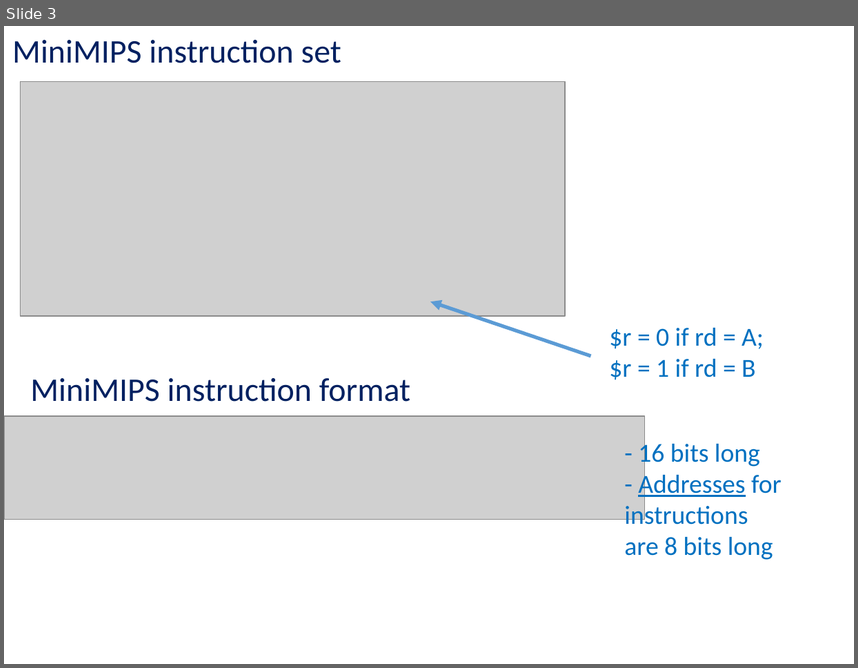
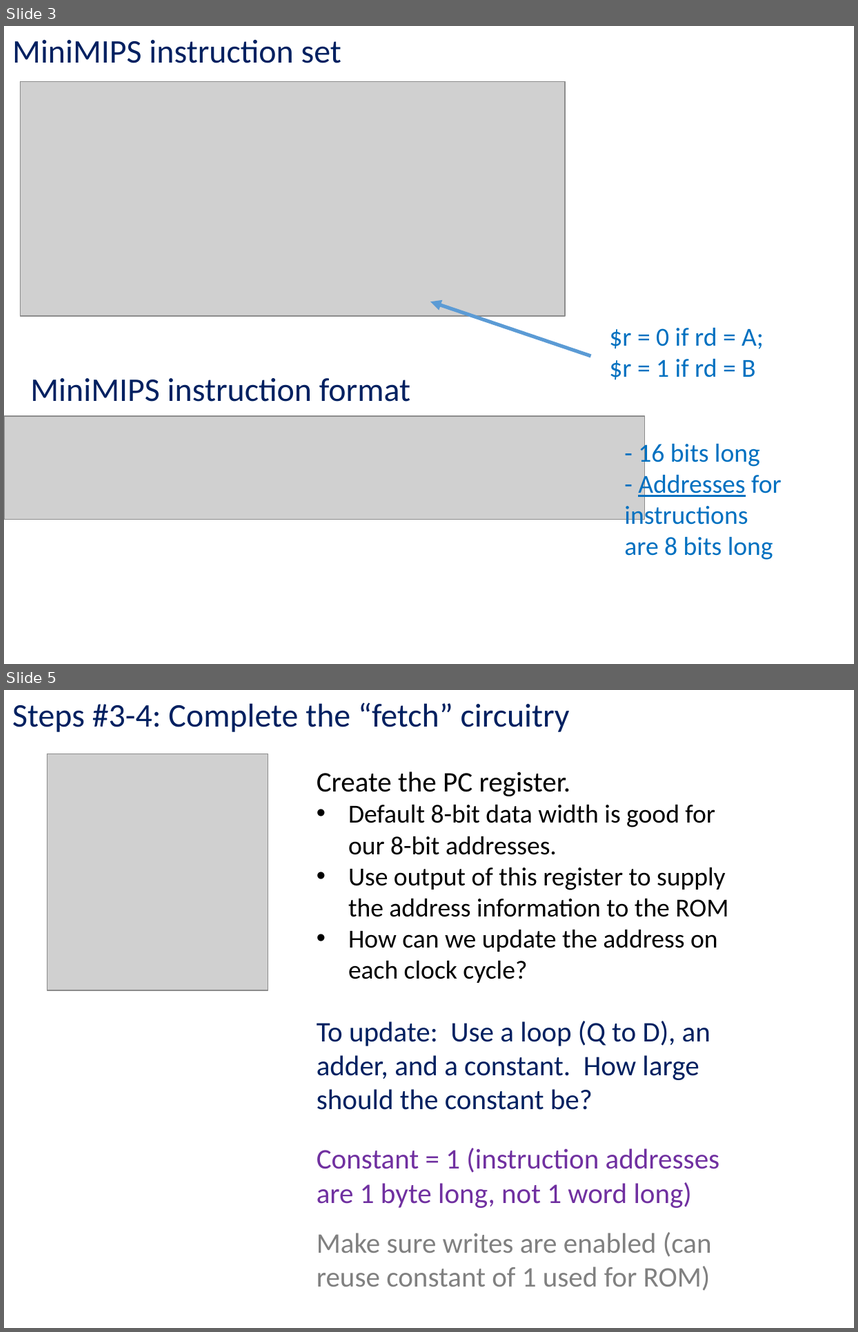
Before and after one commit to kc13/CS447TK, a slide deck: cs447tk_rec_lab10_apr2.pptx. Shown one above the other, each under a label of ours: slide 3 before the commit, slides 3 and 5 after it; the slides between them are not shown. The pictures are 858x668 and 858x1332 pixels, drawn with LibreOffice and Linux fonts; fonts in the diff are those of the drawing; grey boxes stand for pictures. Boxes give left, top, right and bottom in pixels: in the first picture for what was removed or moved away, otherwise in the second. Text is boxed around its words. In the diff, an @@ line names an element or a change of style, - is before the commit and + after.

```diff
--- a/cs447tk_rec_lab10_apr2.pptx
+++ b/cs447tk_rec_lab10_apr2.pptx
@@ slide 5 added at bbox=[4, 690, 854, 1328], background #FFFFFF @@
@@ text added at bbox=[12, 702, 570, 732], 28 pt, text #002060 @@
+Steps #3-4: Complete the “fetch” circuitry
@@ picture added at bbox=[47, 753, 268, 990] @@
@@ text added at bbox=[317, 771, 728, 983], 22 pt, text #000000 @@
+Create the PC register.
+• Default 8-bit data width is good for our 8-bit addresses.
+• Use output of this register to supply the address information to the ROM
+• How can we update the address on each clock cycle?
@@ text added at bbox=[317, 1021, 711, 1110], 24 pt, text #002060 @@
+To update: Use a loop (Q to D), an adder, and a constant. How large should the constant be?
@@ text added at bbox=[317, 1147, 720, 1208], 24 pt, text #7030A0 @@
+Constant = 1 (instruction addresses are 1 byte long, not 1 word long)
@@ text added at bbox=[317, 1232, 712, 1290], 24 pt, text #808080 @@
+Make sure writes are enabled (can reuse constant of 1 used for ROM)
```
Also in this commit, not shown: 1 slide changed, 9 other slides added, 1 slide removed.
